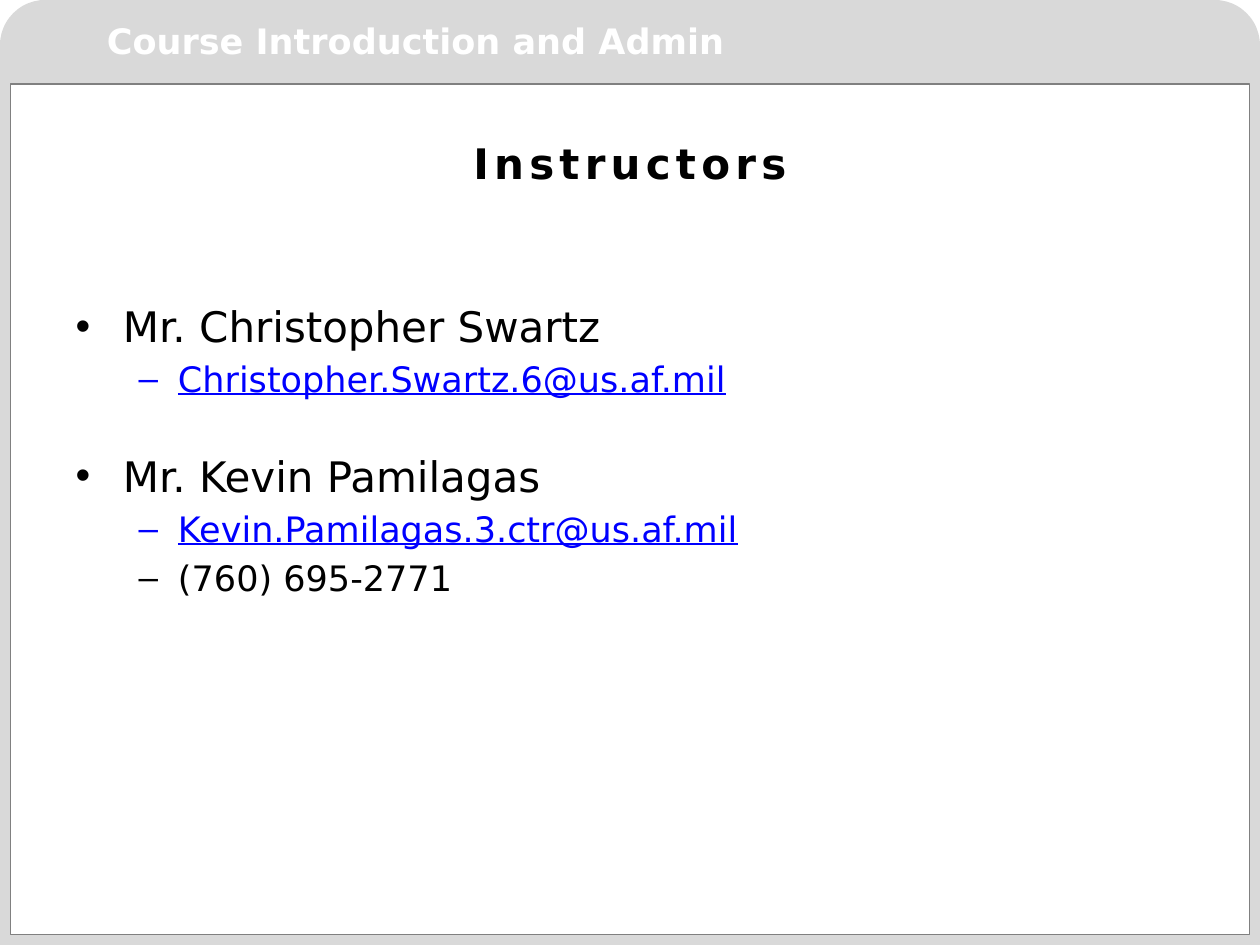
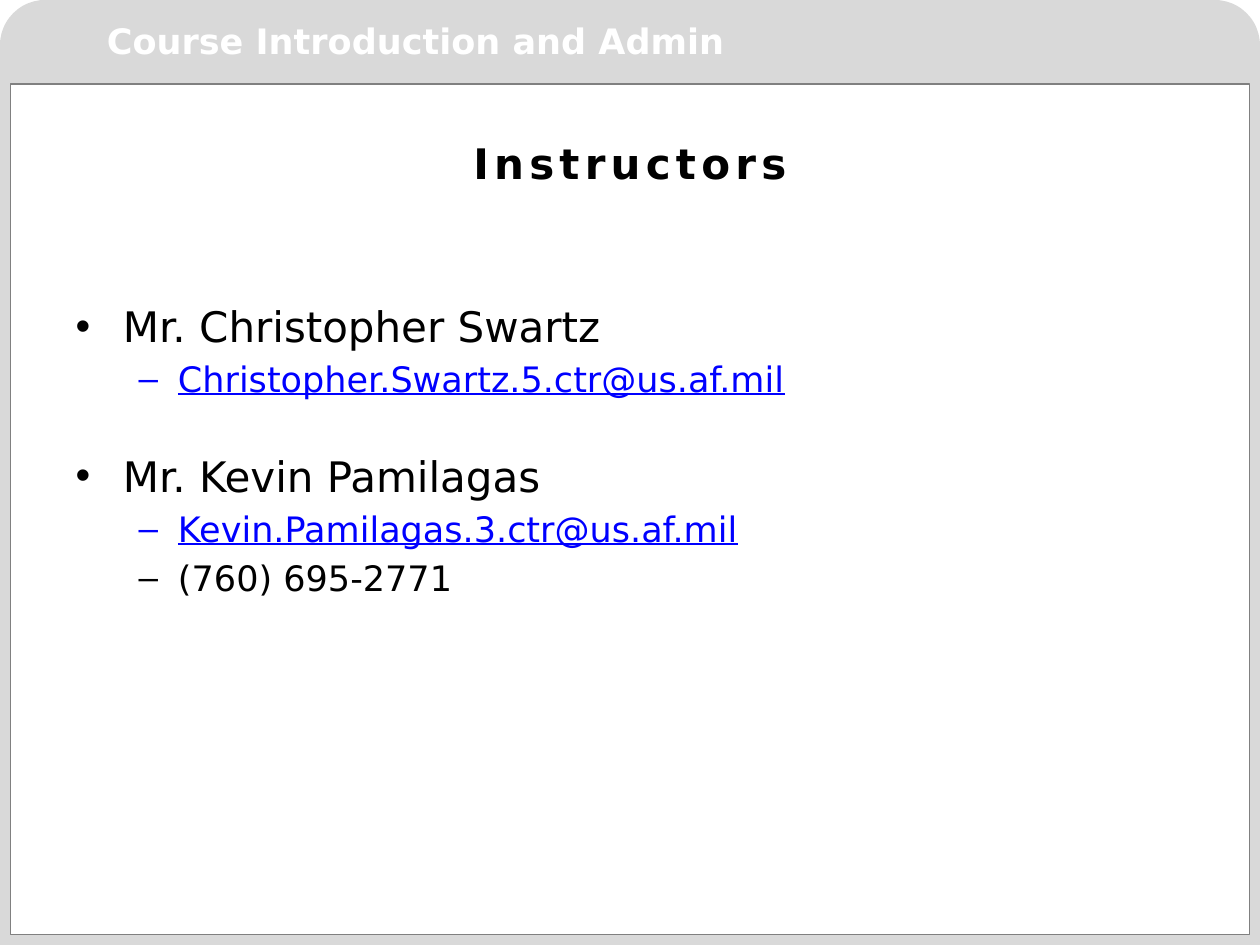
Before and after one commit to kevpamilagas/DSS-105-Class-Materials, a slide deck: slide 7 of Slides/00 - Intro_Admin.pptx. Drawn at 1260x945 pixels with LibreOffice and Linux fonts; fonts in the diff are those of the drawing; background and template pictures are left out. Boxes give left, top, right and bottom in pixels: in the first picture for what was removed or moved away, otherwise in the second. Text is boxed around its words. In the diff, an @@ line names an element or a change of style, - is before the commit and + after.

```diff
--- a/Slides/00 - Intro_Admin.pptx
+++ b/Slides/00 - Intro_Admin.pptx
@@ text at (x1=178, y1=365, x2=784, y2=400): text changed @@
-  – Christopher.Swartz.6@us.af.mil
+  – Christopher.Swartz.5.ctr@us.af.mil
```
Also in this commit, not shown: 1 other slide changed, 4 slides added, 3 slides removed.
